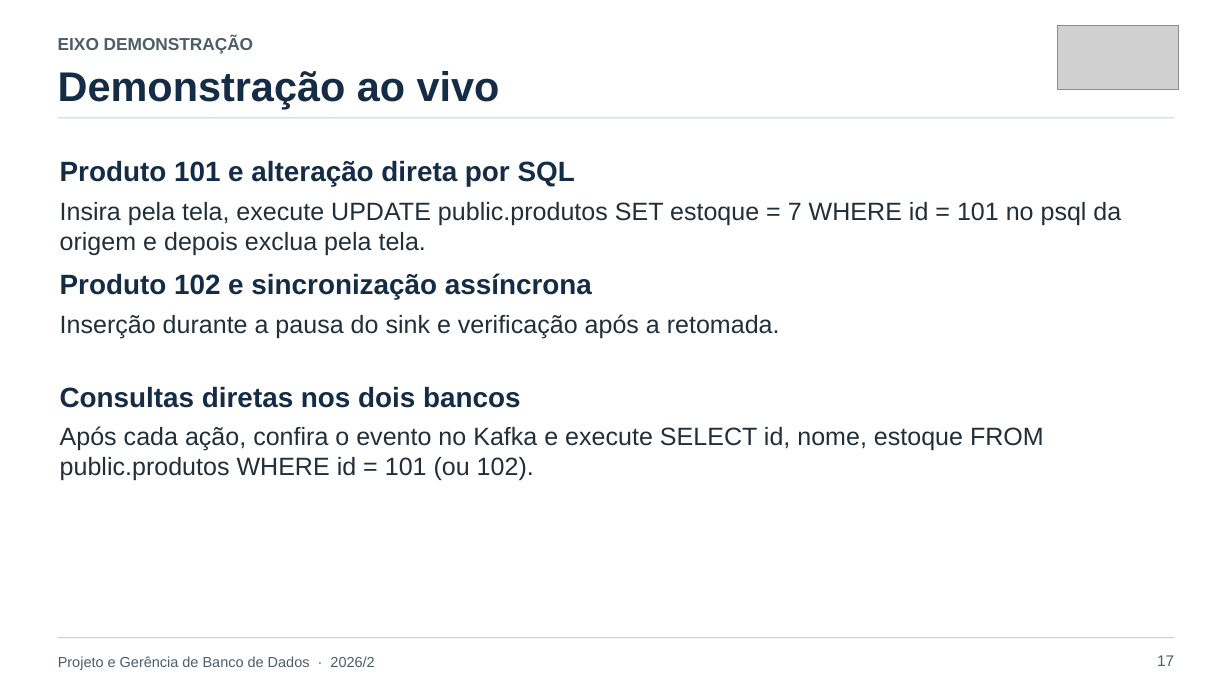
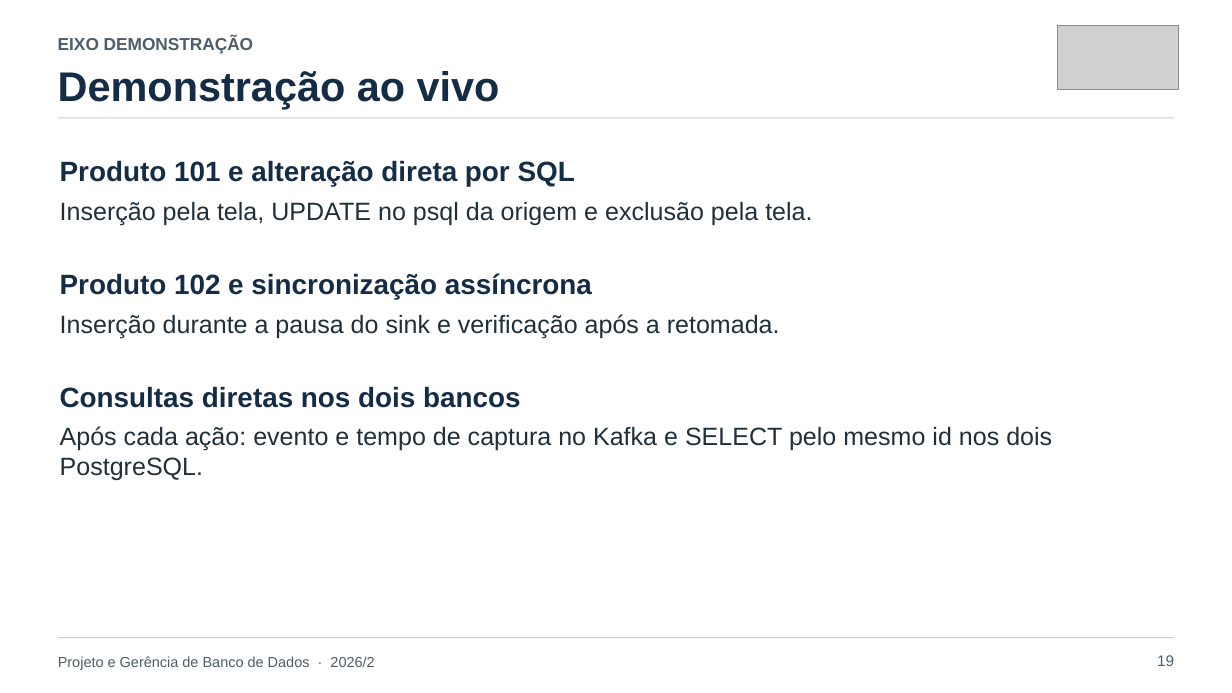
Before and after one commit to lucassbertol/debezium-pgbd, a slide deck: slide 19 of apresentacao/CDC-com-Debezium-e-PostgreSQL-alinhado.pptx (slide 17 before the commit). Drawn at 1232x693 pixels with LibreOffice and Linux fonts; fonts in the diff are those of the drawing; grey boxes stand for pictures. Boxes give left, top, right and bottom in pixels: in the first picture for what was removed or moved away, otherwise in the second. Text is boxed around its words. In the diff, an @@ line names an element or a change of style, - is before the commit and + after.

```diff
--- a/apresentacao/CDC-com-Debezium-e-PostgreSQL-alinhado.pptx
+++ b/apresentacao/CDC-com-Debezium-e-PostgreSQL-alinhado.pptx
@@ text at [60,202,812,226]: text changed @@
-Insira pela tela, execute UPDATE public.produtos SET estoque = 7 WHERE id = 101 no psql da origem e depois exclua pela tela.
+Inserção pela tela, UPDATE no psql da origem e exclusão pela tela.
@@ text at [60,426,1052,480]: text changed @@
-Após cada ação, confira o evento no Kafka e execute SELECT id, nome, estoque FROM public.produtos WHERE id = 101 (ou 102).
+Após cada ação: evento e tempo de captura no Kafka e SELECT pelo mesmo id nos dois PostgreSQL.
@@ text at [1157,655,1174,666]: text changed @@
-17
+19
```
Also in this commit, not shown: 15 other slides changed, 3 slides added, 11 other files.
